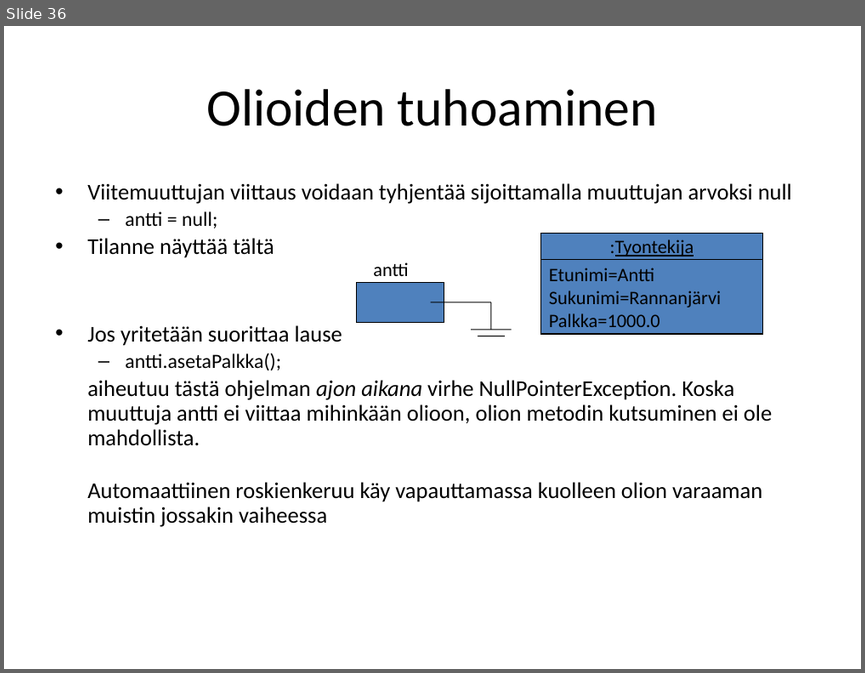
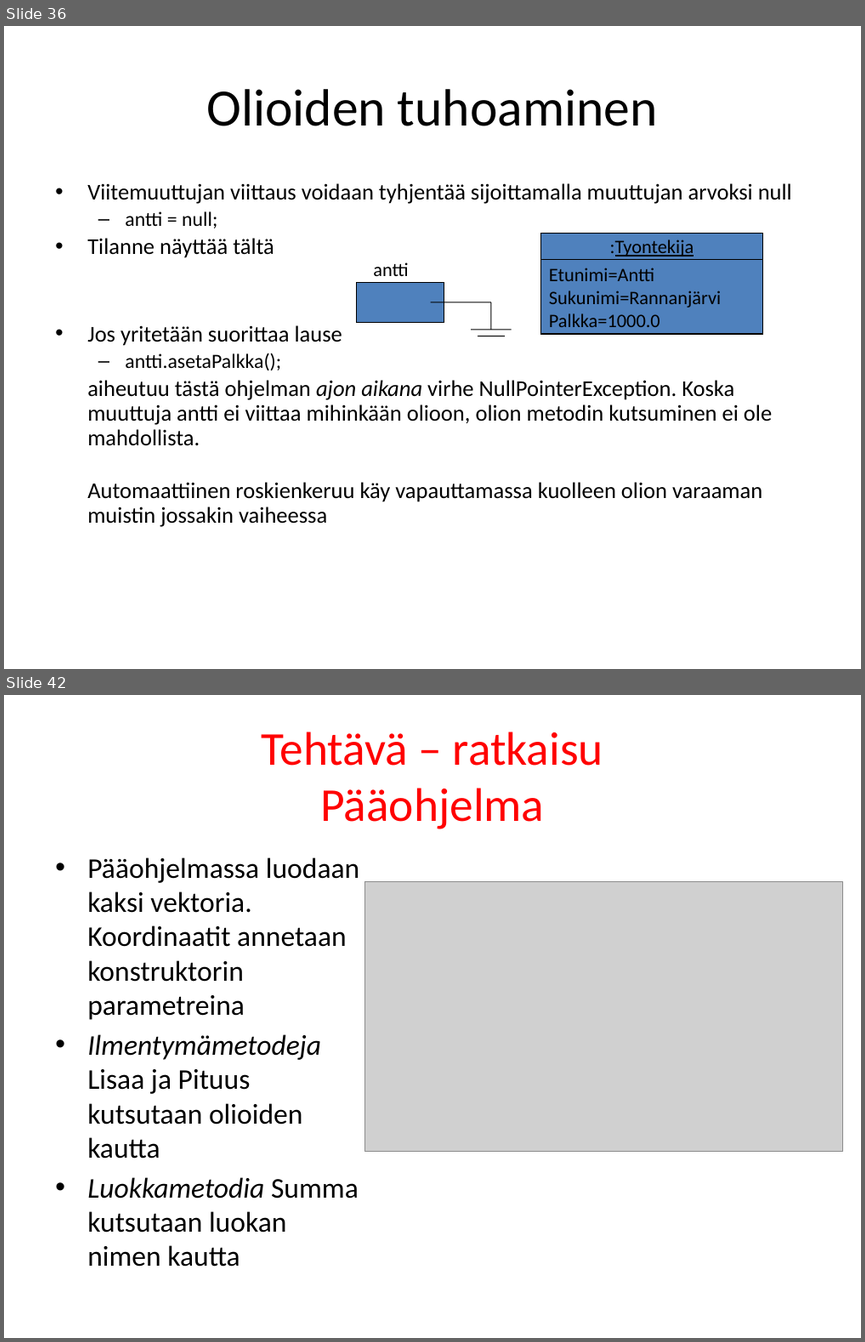
Before and after one commit to lpemake/TITE13oh, a slide deck: Olio-ohjelmointi.pptx. Shown one above the other, each under a label of ours: slide 36 before the commit, slides 36 and 42 after it; the slides between them are not shown. The pictures are 865x673 and 865x1342 pixels, drawn with LibreOffice and Linux fonts; fonts in the diff are those of the drawing; grey boxes stand for pictures. Boxes give left, top, right and bottom in pixels: in the first picture for what was removed or moved away, otherwise in the second. Text is boxed around its words. In the diff, an @@ line names an element or a change of style, - is before the commit and + after.

```diff
--- a/Olio-ohjelmointi.pptx
+++ b/Olio-ohjelmointi.pptx
@@ slide 42 added at (4,695,861,1338), background #FFFFFF @@
@@ title added at (262,732,603,829), 39.6 pt, text #FF0000 @@
+Tehtävä – ratkaisu
+Pääohjelma
@@ text added at (87,857,360,1266), 24 pt, text #000000 @@
+• Pääohjelmassa luodaan kaksi vektoria. Koordinaatit annetaan konstruktorin parametreina
+• Ilmentymämetodeja Lisaa ja Pituus kutsutaan olioiden kautta
+• Luokkametodia Summa kutsutaan luokan nimen kautta
@@ picture added at (364,882,842,1151) @@
```
Also in this commit, not shown: 1 slide changed, 97 other slides added, 58 other files.
